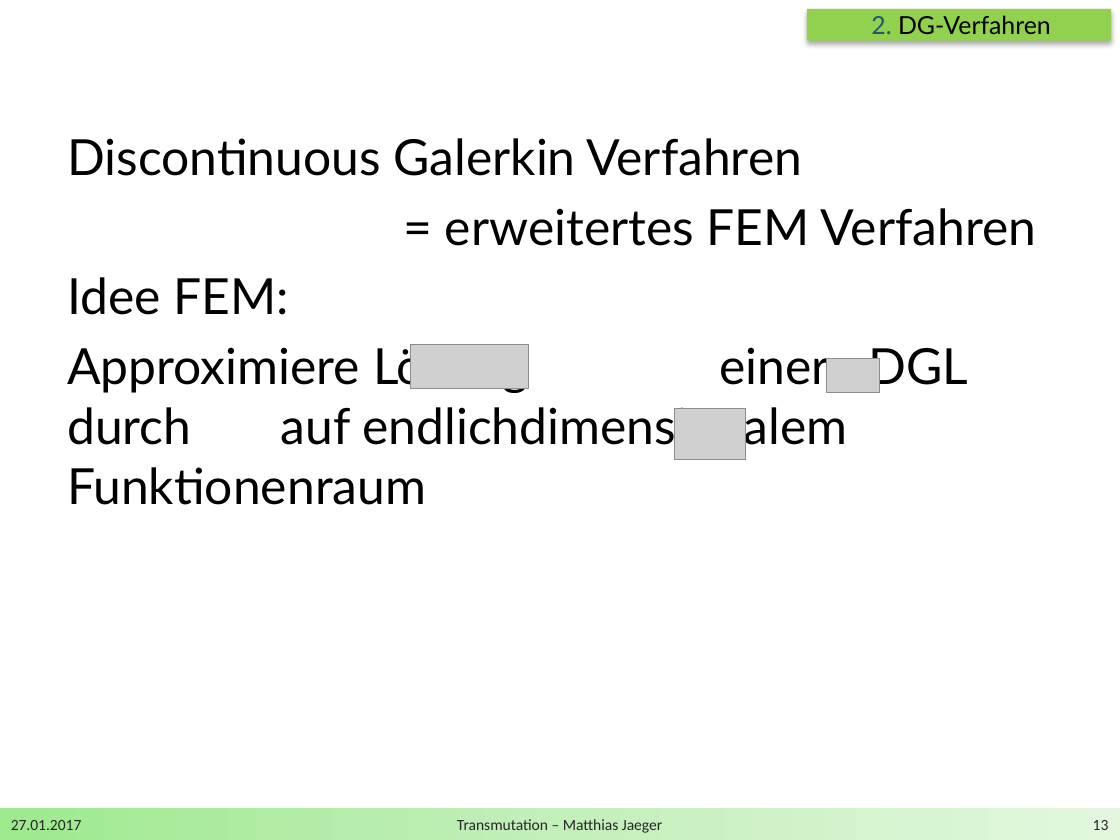
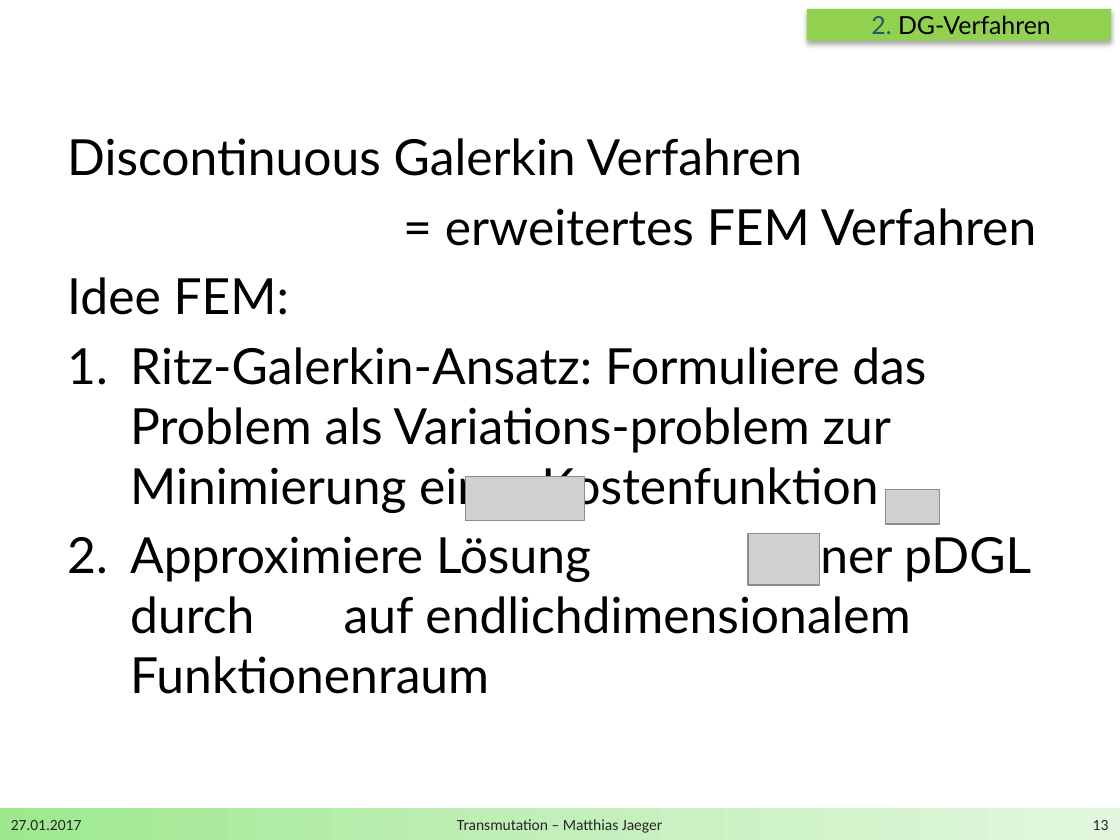
Before and after one commit to DerKleineGauss/Masterarbeit, a slide deck: slide 13 of Zwischenvortrag/Präsentation.pptx. Drawn at 1120x840 pixels with LibreOffice and Linux fonts; fonts in the diff are those of the drawing; grey boxes stand for pictures; background and template pictures are left out. Boxes give left, top, right and bottom in pixels: in the first picture for what was removed or moved away, otherwise in the second. Text is boxed around its words. In the diff, an @@ line names an element or a change of style, - is before the commit and + after.

```diff
--- a/Zwischenvortrag/Präsentation.pptx
+++ b/Zwischenvortrag/Präsentation.pptx
@@ text at [130, 347, 926, 513]: paragraph added @@
+1. Ritz-Galerkin-Ansatz: Formuliere das Problem als Variations-problem zur Minimierung einer Kostenfunktion
@@ picture: place and size @@
-picture at [410, 345, 529, 389]
+picture at [466, 477, 585, 521]
@@ picture: place and size @@
-picture at [827, 358, 880, 393]
+picture at [886, 489, 940, 524]
@@ text at [130, 533, 1031, 694]: bullet none to 1. @@
@@ picture: place and size @@
-picture at [674, 408, 745, 459]
+picture at [748, 533, 819, 585]
```
Also in this commit, not shown: 8 other slides changed, 5 slides added, 2 other files.
